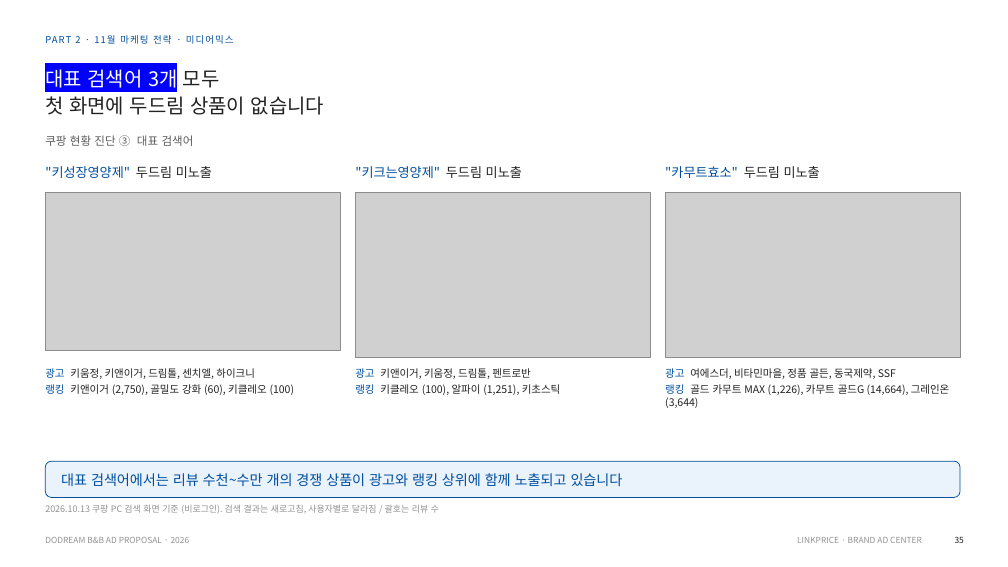
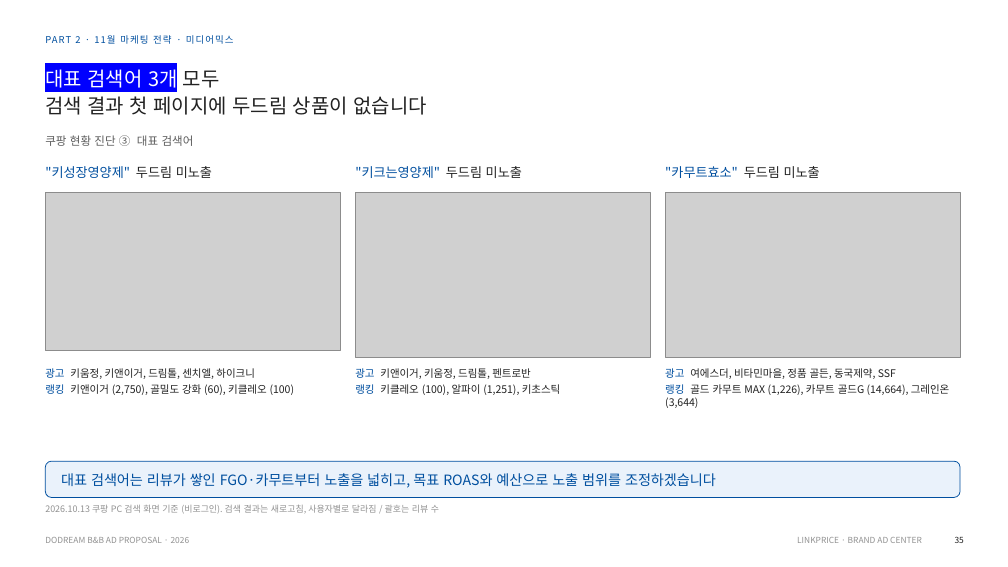
Before and after one commit to sonnet24/mypage, a slide deck: slide 3 of 쿠팡_오픈마켓_11월_261013_취합본.pptx. Drawn at 1008x567 pixels with LibreOffice and Linux fonts; fonts in the diff are those of the drawing; grey boxes stand for pictures. Boxes give left, top, right and bottom in pixels: in the first picture for what was removed or moved away, otherwise in the second. Text is boxed around its words. In the diff, an @@ line names an element or a change of style, - is before the commit and + after.

```diff
--- a/쿠팡_오픈마켓_11월_261013_취합본.pptx
+++ b/쿠팡_오픈마켓_11월_261013_취합본.pptx
@@ text at [45, 96, 426, 115]: text changed @@
-첫 화면에 두드림 상품이 없습니다
+검색 결과 첫 페이지에 두드림 상품이 없습니다
@@ text at [61, 473, 716, 488]: text changed @@
-대표 검색어에서는 리뷰 수천~수만 개의 경쟁 상품이 광고와 랭킹 상위에 함께 노출되고 있습니다
+대표 검색어는 리뷰가 쌓인 FGO·카무트부터 노출을 넓히고, 목표 ROAS와 예산으로 노출 범위를 조정하겠습니다
```
Also in this commit, not shown: 2 other slides changed.
